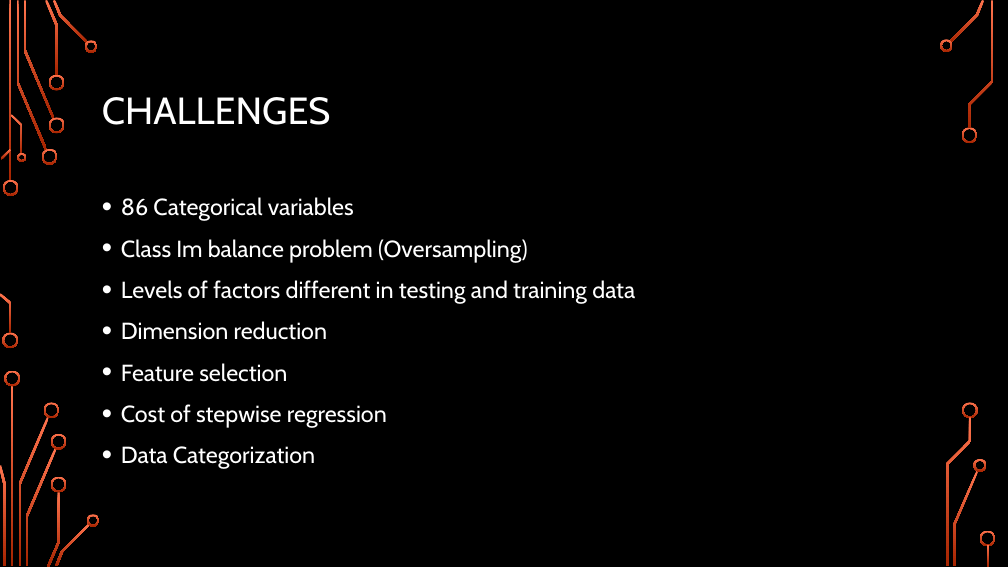
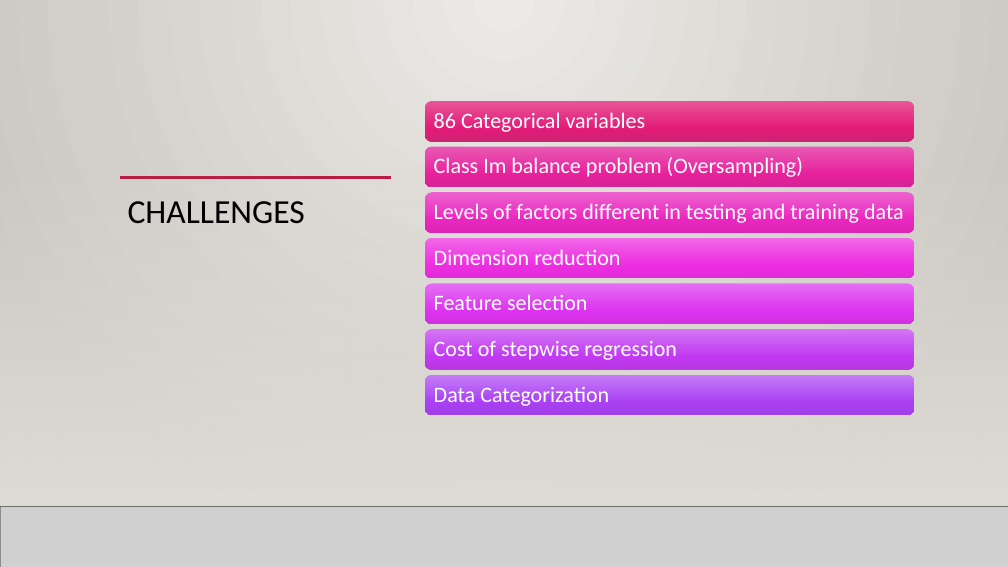
Before and after one commit to karimkhamwani/data-mining, a slide deck: slide 8 of Caravan.pptx (slide 5 before the commit). Drawn at 1008x567 pixels with LibreOffice and Linux fonts; fonts in the diff are those of the drawing; grey boxes stand for pictures; background and template pictures are left out. Boxes give left, top, right and bottom in pixels: in the first picture for what was removed or moved away, otherwise in the second. Text is boxed around its words. In the diff, an @@ line names an element or a change of style, - is before the commit and + after.

```diff
--- a/Caravan.pptx
+++ b/Caravan.pptx
@@ background picture (left out) to gradient #ECEAE7 to #CAC7C1 @@
@@ rectangle added at bbox=[0, 0, 1008, 567], fill gradient #ECEAE7 to #CAC7C1 @@
@@ rectangle added at bbox=[0, 167, 1008, 507], fill gradient #DFDBD5 @@
@@ rectangle added at bbox=[0, 167, 1008, 507], fill gradient #DFDBD5 @@
@@ line added from (120, 153) to (915, 153), #B71E42 2.5 pt @@
@@ line added from (120, 178) to (391, 178), #B71E42 2.5 pt @@
@@ title "CHALLENGES": place and size @@
-title "CHALLENGES" at bbox=[102, 97, 331, 125]
+title "CHALLENGES" at bbox=[128, 201, 305, 224]
@@ title "CHALLENGES" at bbox=[128, 201, 305, 224]: size 36 to 32 pt, font Cabin to Calibri, text colour #FFFFFF to #000000; vertical alignment middle to top @@
@@ text removed at bbox=[121, 197, 635, 469] @@
-• 86 Categorical variables
-• Class Im balance problem (Oversampling)
-• Levels of factors different in testing and training data
-• Dimension reduction
-• Feature selection
-• Cost of stepwise regression
-• Data Categorization
@@ group added at bbox=[425, 101, 914, 416]: 7 rounded rectangles, 7 texts @@
+86 Categorical variables
+Class Im balance problem (Oversampling)
+Levels of factors different in testing and training data
+Dimension reduction
+Feature selection
+Cost of stepwise regression
+Data Categorization
@@ line added from (0, 507) to (1008, 507), #000001 1 pt @@
@@ picture added at bbox=[0, 507, 1008, 567] @@
@@ line added from (0, 507) to (1008, 507), #000001 1 pt @@
@@ group removed at bbox=[0, 0, 996, 567]: 33 freeform shapes, 3 rectangles @@
```
Also in this commit, not shown: 11 other slides changed, 1 slide added, 1 slide removed, 1 other file.
